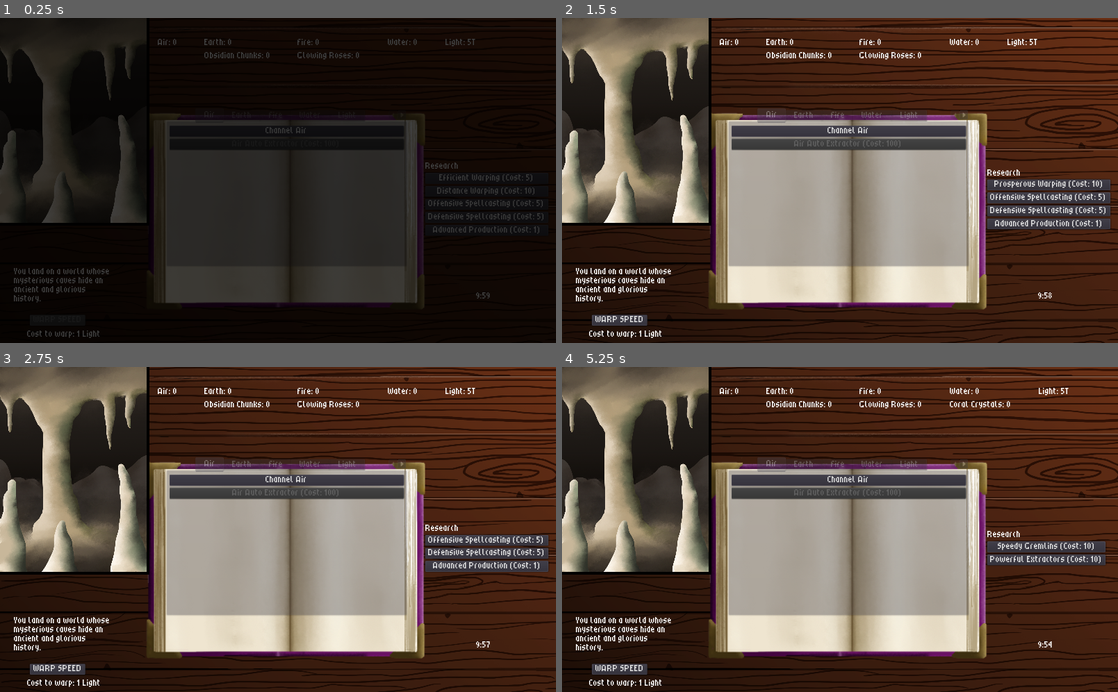
Above: before the commit, frames 1-4 (two rows, left to right).
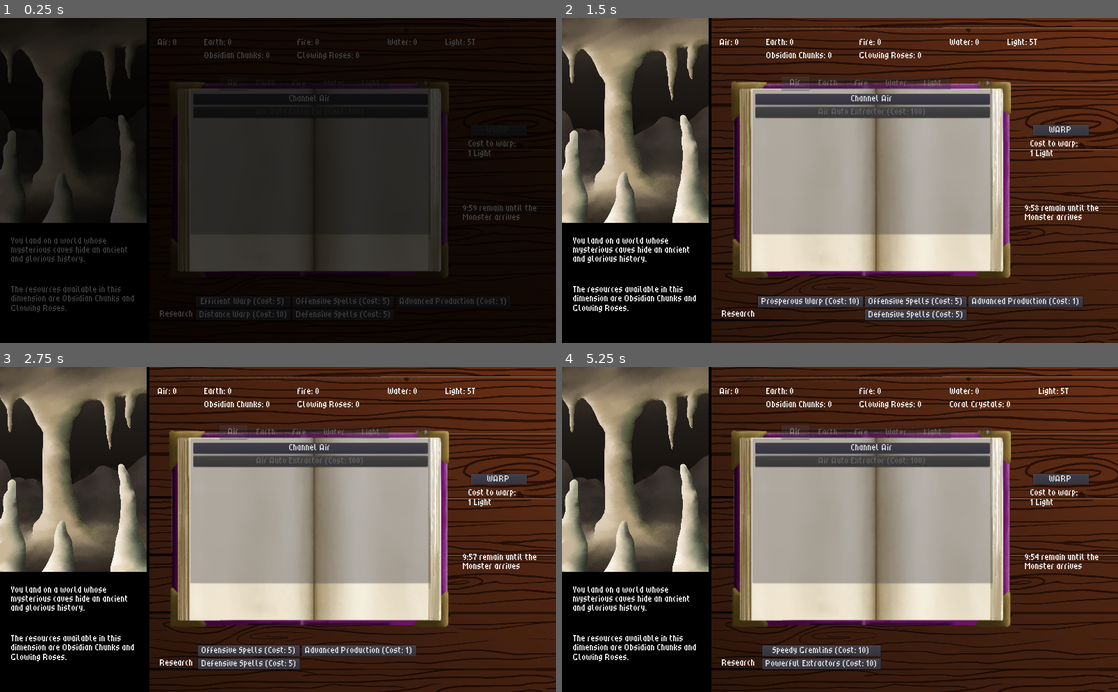
Above: after the commit, the same moments.

Repository: Kevin-Mortimer-19/Spellwarp
Game: Godot game, scene res://Scenes/Dimension.tscn
Two runs of this game, one before a commit and one after it. Both use one fixed random seed, a clock stepped at 60 frames per second and the inputs below.
Inputs:
- Up to frame 1 (0.25 s): no input
- Up to frame 2 (1.5 s): click "Efficient Warping (Cost: 5)" (after the commit: "Efficient Warp (Cost: 5)") at 0.5 s; click "Distance Warping (Cost: 10)" (after the commit: "Distance Warp (Cost: 10)") at 1.25 s
- Up to frame 3 (2.75 s): click "Prosperous Warping (Cost: 10)" (after the commit: "Prosperous Warp (Cost: 10)") at 2 s
- Up to frame 4 (5.25 s): click "Offensive Spellcasting (Cost:…" (after the commit: "Offensive Spells (Cost: 5)") at 2.75 s; click "Defensive Spellcasting (Cost:…" (after the commit: "Defensive Spells (Cost: 5)") at 3.5 s; click "Efficient Spellcasting (Cost:…" (after the commit: "Efficient Spells (Cost: 20)") at 4.25 s; click "Advanced Production (Cost: 1)" at 5 s

The runs differ from the first frame. In frame 1, 15% of the frame differs, in the area x 2-98%, y 19-99%; in frame 2, 40%, in the area x 0-99%, y 18-100%; in frame 3, 39%; in frame 4, 38%.

Commit message:
opening cutscene and clicker UI changes

Diff:
--- a/Scenes/Dimension.tscn
+++ b/Scenes/Dimension.tscn
@@ -9,6 +9,7 @@
 [ext_resource path="res://Scenes/FadeAnimation.tscn" type="PackedScene" id=7]
 [ext_resource path="res://Themes/Spellbook.tres" type="Theme" id=8]
 [ext_resource path="res://Art/book.png" type="Texture" id=9]
+[ext_resource path="res://Art/black_square.png" type="Texture" id=10]
 
 [node name="Control" type="Control"]
 anchor_right = 1.0
@@ -25,70 +26,88 @@
 mouse_filter = 2
 texture = ExtResource( 6 )
 
+[node name="TextBox" type="TextureRect" parent="."]
+margin_top = 383.0
+margin_right = 1291.0
+margin_bottom = 1123.0
+rect_scale = Vector2( 0.213, 0.294 )
+texture = ExtResource( 10 )
+
 [node name="PassiveController" type="Node" parent="."]
 script = ExtResource( 4 )
 
 [node name="Resource_Controller" type="Node" parent="."]
 script = ExtResource( 1 )
 
-[node name="Research" type="VBoxContainer" parent="."]
-margin_left = 783.064
-margin_top = 202.289
-margin_right = 845.064
-margin_bottom = 468.289
-alignment = 1
+[node name="Research" type="HBoxContainer" parent="."]
+margin_left = 295.0
+margin_top = 513.913
+margin_right = 405.0
+margin_bottom = 581.913
 script = ExtResource( 5 )
 
 [node name="Title" type="Label" parent="Research"]
-margin_top = 18.0
+margin_top = 27.0
 margin_right = 62.0
-margin_bottom = 32.0
+margin_bottom = 41.0
 text = "Research"
 
-[node name="Warp1" type="Button" parent="Research"]
-margin_top = 36.0
-margin_right = 62.0
-margin_bottom = 56.0
-
-[node name="Warp2" type="Button" parent="Research"]
-margin_top = 60.0
-margin_right = 62.0
-margin_bottom = 80.0
-
-[node name="Warp3" type="Button" parent="Research"]
-margin_top = 84.0
-margin_right = 62.0
-margin_bottom = 104.0
-
-[node name="Spell1" type="Button" parent="Research"]
-margin_top = 108.0
-margin_right = 62.0
-margin_bottom = 128.0
-
-[node name="Spell2" type="Button" parent="Research"]
-margin_top = 132.0
-margin_right = 62.0
-margin_bottom = 152.0
-
-[node name="Spell3" type="Button" parent="Research"]
-margin_top = 156.0
-margin_right = 62.0
-margin_bottom = 176.0
-
-[node name="Production1" type="Button" parent="Research"]
-margin_top = 180.0
-margin_right = 62.0
-margin_bottom = 200.0
-
-[node name="Production2" type="Button" parent="Research"]
-margin_top = 204.0
-margin_right = 62.0
-margin_bottom = 224.0
-
-[node name="Production3" type="Button" parent="Research"]
-margin_top = 228.0
-margin_right = 62.0
-margin_bottom = 248.0
+[node name="Warp" type="VBoxContainer" parent="Research"]
+margin_left = 66.0
+margin_right = 78.0
+margin_bottom = 68.0
+
+[node name="Warp1" type="Button" parent="Research/Warp"]
+margin_right = 12.0
+margin_bottom = 20.0
+
+[node name="Warp2" type="Button" parent="Research/Warp"]
+margin_top = 24.0
+margin_right = 12.0
+margin_bottom = 44.0
+
+[node name="Warp3" type="Button" parent="Research/Warp"]
+margin_top = 48.0
+margin_right = 12.0
+margin_bottom = 68.0
+
+[node name="Spell" type="VBoxContainer" parent="Research"]
+margin_left = 82.0
+margin_right = 94.0
+margin_bottom = 68.0
+
+[node name="Spell1" type="Button" parent="Research/Spell"]
+margin_right = 12.0
+margin_bottom = 20.0
+
+[node name="Spell2" type="Button" parent="Research/Spell"]
+margin_top = 24.0
+margin_right = 12.0
+margin_bottom = 44.0
+
+[node name="Spell3" type="Button" parent="Research/Spell"]
+margin_top = 48.0
+margin_right = 12.0
+margin_bottom = 68.0
+
+[node name="Prod" type="VBoxContainer" parent="Research"]
+margin_left = 98.0
+margin_right = 110.0
+margin_bottom = 68.0
+
+[node name="Production1" type="Button" parent="Research/Prod"]
+margin_right = 12.0
+margin_bottom = 20.0
+
+[node name="Production2" type="Button" parent="Research/Prod"]
+margin_top = 24.0
+margin_right = 12.0
+margin_bottom = 44.0
+
+[node name="Production3" type="Button" parent="Research/Prod"]
+margin_top = 48.0
+margin_right = 12.0
+margin_bottom = 68.0
 
 [node name="Elements" type="HBoxContainer" parent="."]
 anchor_right = 1.0
@@ -177,33 +196,24 @@
 text = "Light:"
 align = 2
 
-[node name="LightHBox" type="HBoxContainer" parent="."]
-visible = false
-margin_left = 20.0
-margin_top = 40.0
-margin_right = 983.0
-margin_bottom = 90.0
-alignment = 2
-
 [node name="SpellBook" type="TextureRect" parent="."]
 show_behind_parent = true
-margin_left = 251.323
-margin_top = 161.405
-margin_right = 671.323
-margin_bottom = 461.405
+margin_left = 295.099
+margin_top = 103.037
+margin_right = 715.099
+margin_bottom = 403.037
 rect_scale = Vector2( 1.3, 1.3 )
 texture = ExtResource( 9 )
 
 [node name="TabContainer" type="TabContainer" parent="."]
 self_modulate = Color( 1, 1, 1, 0.360784 )
-margin_left = 308.109
-margin_top = 166.594
-margin_right = 748.109
-margin_bottom = 456.594
+margin_left = 351.885
+margin_top = 108.226
+margin_right = 791.885
+margin_bottom = 398.226
 theme = ExtResource( 8 )
 
 [node name="Air" type="ScrollContainer" parent="TabContainer"]
-visible = false
 anchor_right = 1.0
 anchor_bottom = 1.0
 margin_left = 4.0
@@ -497,6 +507,7 @@
 align = 1
 
 [node name="Fire" type="ScrollContainer" parent="TabContainer"]
+visible = false
 anchor_right = 1.0
 anchor_bottom = 1.0
 margin_left = 4.0
@@ -912,11 +923,11 @@
 align = 1
 
 [node name="WARP_SPEED" type="Button" parent="."]
-margin_left = 54.883
-margin_top = 547.666
-margin_right = 156.883
-margin_bottom = 567.666
-text = "WARP SPEED"
+margin_left = 868.081
+margin_top = 196.995
+margin_right = 970.081
+margin_bottom = 216.995
+text = "WARP"
 
 [node name="Timer" type="Timer" parent="WARP_SPEED"]
 
@@ -930,24 +941,30 @@
 script = ExtResource( 2 )
 
 [node name="Display" type="Label" parent="TimeUntilTheEnd"]
-margin_left = 877.433
-margin_top = 507.329
-margin_right = 995.433
-margin_bottom = 573.329
-
-[node name="LogBox" type="Label" parent="."]
-margin_left = 25.9547
-margin_top = 461.409
-margin_right = 213.955
-margin_bottom = 554.409
+margin_left = 851.626
+margin_top = 345.388
+margin_right = 1000.63
+margin_bottom = 413.388
 autowrap = true
 clip_text = true
 
+[node name="LogBox" type="Label" parent="."]
+margin_left = 20.0
+margin_top = 405.0
+margin_right = 260.0
+margin_bottom = 495.0
+autowrap = true
+clip_text = true
+
+[node name="ResourceLog" type="Label" parent="."]
+margin_left = 20.0
+margin_top = 495.0
+margin_right = 260.0
+margin_bottom = 585.0
+autowrap = true
+clip_text = true
+
 [node name="UI" type="Node" parent="."]
-
-[node name="BG" type="TextureRect" parent="UI"]
-margin_right = 40.0
-margin_bottom = 40.0
 
 [node name="Background" type="TextureRect" parent="UI"]
 show_behind_parent = true
@@ -968,15 +985,15 @@
 [node name="Line2" type="Line2D" parent="UI"]
 z_as_relative = false
 
-[connection signal="pressed" from="Research/Warp1" to="Research" method="_on_warp1_pressed"]
-[connection signal="pressed" from="Research/Warp2" to="Research" method="_on_warp2_pressed"]
-[connection signal="pressed" from="Research/Warp3" to="Research" method="_on_warp3_pressed"]
-[connection signal="pressed" from="Research/Spell1" to="Research" method="_on_spell1_pressed"]
-[connection signal="pressed" from="Research/Spell2" to="Research" method="_on_spell2_pressed"]
-[connection signal="pressed" from="Research/Spell3" to="Research" method="_on_spell3_pressed"]
-[connection signal="pressed" from="Research/Production1" to="Research" method="_on_prod1_pressed"]
-[connection signal="pressed" from="Research/Production2" to="Research" method="_on_prod2_pressed"]
-[connection signal="pressed" from="Research/Production3" to="Research" method="_on_prod3_pressed"]
+[connection signal="pressed" from="Research/Warp/Warp1" to="Research" method="_on_warp1_pressed"]
+[connection signal="pressed" from="Research/Warp/Warp2" to="Research" method="_on_warp2_pressed"]
+[connection signal="pressed" from="Research/Warp/Warp3" to="Research" method="_on_warp3_pressed"]
+[connection signal="pressed" from="Research/Spell/Spell1" to="Research" method="_on_spell1_pressed"]
+[connection signal="pressed" from="Research/Spell/Spell2" to="Research" method="_on_spell2_pressed"]
+[connection signal="pressed" from="Research/Spell/Spell3" to="Research" method="_on_spell3_pressed"]
+[connection signal="pressed" from="Research/Prod/Production1" to="Research" method="_on_prod1_pressed"]
+[connection signal="pressed" from="Research/Prod/Production2" to="Research" method="_on_prod2_pressed"]
+[connection signal="pressed" from="Research/Prod/Production3" to="Research" method="_on_prod3_pressed"]
 [connection signal="tab_changed" from="TabContainer" to="." method="_on_TabContainer_tab_changed"]
 [connection signal="pressed" from="TabContainer/Air/AirList/Button1" to="." method="_on_air_button_pressed"]
 [connection signal="pressed" from="TabContainer/Air/AirList/Gather" to="Resource_Controller" method="_on_air_sub_gather_button_pressed"]
--- a/Scenes/OpeningCutscene.tscn
+++ b/Scenes/OpeningCutscene.tscn
@@ -15,9 +15,33 @@
 rect_scale = Vector2( 0.488, 0.4 )
 texture = ExtResource( 2 )
 
+[node name="Dialogue1" type="Label" parent="."]
+margin_left = 342.74
+margin_top = 472.079
+margin_right = 602.74
+margin_bottom = 586.079
+autowrap = true
+clip_text = true
+
+[node name="Dialogue2_1" type="Label" parent="."]
+margin_left = 150.0
+margin_top = 200.0
+margin_right = 310.0
+margin_bottom = 360.0
+autowrap = true
+clip_text = true
+
+[node name="Dialogue2_2" type="Label" parent="."]
+margin_left = 750.0
+margin_top = 200.0
+margin_right = 910.0
+margin_bottom = 360.0
+autowrap = true
+clip_text = true
+
 [node name="SceneTransitionRect" parent="." instance=ExtResource( 1 )]
 
 [node name="Timer" type="Timer" parent="."]
-wait_time = 5.0
+wait_time = 10.0
 
 [connection signal="timeout" from="Timer" to="." method="_time_up"]
--- a/Scripts/BigScript.gd
+++ b/Scripts/BigScript.gd
@@ -66,7 +66,7 @@
 	if warp_cost == 0:
 		warp_cost = 1
 
-	Warp_Label.text = "Cost to warp: %s Light" % str(warp_cost)
+	Warp_Label.text = "Cost to warp:\n" + str(warp_cost) + " Light"
 
 	dimension_attributes(current_dim.get_resource_1())
 
@@ -194,7 +194,6 @@
 	var img_height = 2100
 	var img_width = 1500
 	Background.set_scale(Vector2(scale_factor, scale_factor))
-	#Background.set_position(Vector2((scale_factor * img_width)/16, (scale_factor * img_height)/16))
 
 	BGSideLine.add_point(Vector2(img_width * scale_factor + BGSideLine.width/2, 0))
 	BGSideLine.add_point(Vector2(img_width * scale_factor + BGSideLine.width/2, img_height * scale_factor + BGSideLine.width/2))
@@ -234,7 +233,7 @@
 
 func warp():
 	warp_cost += warp_cost_change()
-	Warp_Label.text = "Cost to warp: %s Light" % str(warp_cost)
+	Warp_Label.text = "Cost to warp:\n" + str(warp_cost) + " Light"
 	Time_Until_End.reset()
 	new_dimension()
 	if Warp_Timer.is_stopped():
--- a/Scripts/OpeningCutscene.gd
+++ b/Scripts/OpeningCutscene.gd
@@ -3,8 +3,17 @@
 var chungle = load("res://Art/chungle.png")
 onready var _transition_rect := get_node("SceneTransitionRect")
 
+var first_scene = "The Monster came from beyond the veil of worlds. It ravaged, it slaughtered, and it destroyed your home. Not even your mastery of magic could stand against its overwhelming darkness."
+
+var second_scene1 = "You have no choice but to flee, to warp away to another dimension and plan your counterattack."
+var second_scene2 = "The Monster will not let you escape for long. You must gather the four elements, synthesize them into Light, and strike back against the darkness!"
+
+
 onready var ViewTimer = $Timer
 onready var BG = $TextureRect
+onready var dialogue1 = $Dialogue1
+onready var dialogue2_1 = $Dialogue2_1
+onready var dialogue2_2 = $Dialogue2_2
 var viewed : bool = false
 var fade_back_in: bool = false
 
@@ -12,6 +21,7 @@
 	SoundPlayer.play_ost(SoundPlayer.MONSTERSONG)
 	if ViewTimer.is_stopped():
 		ViewTimer.start()
+	dialogue1.set_text(first_scene)
 
 func _time_up():
 	if viewed:
@@ -24,8 +34,14 @@
 func second_view():
 	fade_back_in = false
 	viewed = true
-	ViewTimer.wait_time = 5
+	ViewTimer.wait_time = 10
 	ViewTimer.start()
+	dialogue1.visible = false
+	dialogue2_1.set_text(second_scene1)
+	dialogue2_1.visible = true
+	dialogue2_2.set_text(second_scene2)
+	dialogue2_2.visible = true
+
 	BG.texture = chungle
 	_transition_rect.fade_in()
 
--- a/Scripts/ResearchTree.gd
+++ b/Scripts/ResearchTree.gd
@@ -1,21 +1,23 @@
-extends VBoxContainer
+extends HBoxContainer
 
 var research_option = load("res://Scripts/ResearchOption.gd")
 
 onready var main = get_node("..")
 onready var passive = get_node("../PassiveController")
 
-onready var warp1_b = $Warp1
-onready var warp2_b = $Warp2
-onready var warp3_b = $Warp3
+onready var warp1_b = $Warp/Warp1
+onready var warp2_b = $Warp/Warp2
+onready var warp3_b = $Warp/Warp3
 
-onready var spell1_b = $Spell1
-onready var spell2_b = $Spell2
-onready var spell3_b = $Spell3
+onready var spell1_b = $Spell/Spell1
+onready var spell2_b = $Spell/Spell2
+onready var spell3_b = $Spell/Spell3
 
-onready var prod1_b = $Production1
-onready var prod2_b = $Production2
-onready var prod3_b = $Production3
+onready var prod1_b = $Prod/Production1
+onready var prod2_b = $Prod/Production2
+onready var prod3_b = $Prod/Production3
+
+onready var title = $Title
 
 var warp1: ResearchOption
 var warp2: ResearchOption
@@ -33,18 +35,18 @@
 var options = []
 
 func _ready():
-	warp1 = research_option.new("Efficient Warping", 5, warp1_b, null, null)
+	warp1 = research_option.new("Efficient Warp", 5, warp1_b, null, null)
 	if ResearchDB.warp_1(): warp1.buy()
-	warp2 = research_option.new("Distance Warping", 10, warp2_b, null, null)
+	warp2 = research_option.new("Distance Warp", 10, warp2_b, null, null)
 	if ResearchDB.warp_2(): warp2.buy()
-	warp3 = research_option.new("Prosperous Warping", 10, warp3_b, warp1, warp2)
+	warp3 = research_option.new("Prosperous Warp", 10, warp3_b, warp1, warp2)
 	if ResearchDB.warp_3(): warp3.buy()
 
-	spell1 = research_option.new("Offensive Spellcasting", 5, spell1_b, null, null)
+	spell1 = research_option.new("Offensive Spells", 5, spell1_b, null, null)
 	if ResearchDB.spell_1(): spell1.buy()
-	spell2 = research_option.new("Defensive Spellcasting", 5, spell2_b, null, null)
+	spell2 = research_option.new("Defensive Spells", 5, spell2_b, null, null)
 	if ResearchDB.spell_2(): spell2.buy()
-	spell3 = research_option.new("Efficient Spellcasting", 20, spell3_b, spell1, spell2)
+	spell3 = research_option.new("Efficient Spells", 20, spell3_b, spell1, spell2)
 	if ResearchDB.spell_3(): spell3.buy()
 
 	prod1 = research_option.new("Advanced Production", 1, prod1_b, null, null)
@@ -68,58 +70,64 @@
 	for o in options:
 		o.get_button().set_text(template % [o.get_name(), o.get_cost()])
 
+	title_check()
+
 func _process(delta):
 	for o in options:
 		o.get_button().disabled = main.get_element(ResourceList.RES.LIGHT) < o.get_cost()
 		o.get_button().visible = !o.owned() && o.available()
 
 func _on_warp1_pressed():
+	ResearchDB.set_warp_1()
 	buy_research(warp1)
-
-	ResearchDB.set_warp_1()
 	SoundPlayer.play_category(SoundPlayer.UNLOCKSOUNDS)
 
 func _on_warp2_pressed():
+	ResearchDB.set_warp_2()
 	buy_research(warp2)
-	ResearchDB.set_warp_2()
 	SoundPlayer.play_category(SoundPlayer.UNLOCKSOUNDS)
 
 func _on_warp3_pressed():
+	ResearchDB.set_warp_3()
 	buy_research(warp3)
-	ResearchDB.set_warp_3()
 	SoundPlayer.play_category(SoundPlayer.UNLOCKSOUNDS)
 
 func _on_spell1_pressed():
+	ResearchDB.set_spell_1()
 	buy_research(spell1)
-	ResearchDB.set_spell_1()
 	SoundPlayer.play_category(SoundPlayer.UNLOCKSOUNDS)
 
 func _on_spell2_pressed():
+	ResearchDB.set_spell_2()
 	buy_research(spell2)
-	ResearchDB.set_spell_2()
 	SoundPlayer.play_category(SoundPlayer.UNLOCKSOUNDS)
 
 func _on_spell3_pressed():
+	ResearchDB.set_spell_3()
 	buy_research(spell3)
-	ResearchDB.set_spell_3()
 	SoundPlayer.play_category(SoundPlayer.UNLOCKSOUNDS)
 
 func _on_prod1_pressed():
+	ResearchDB.set_prod_1()
 	buy_research(prod1)
-	ResearchDB.set_prod_1()
 	main.unlock_advanced()
 	SoundPlayer.play_category(SoundPlayer.UNLOCKSOUNDS)
 
 func _on_prod2_pressed():
+	ResearchDB.set_prod_2()
 	buy_research(prod2)
-	ResearchDB.set_prod_2()
 	passive.better_gremlins()
 	SoundPlayer.play_category(SoundPlayer.UNLOCKSOUNDS)
 
 func _on_prod3_pressed():
+	ResearchDB.set_prod_3()
 	buy_research(prod3)
-	ResearchDB.set_prod_3()
 	SoundPlayer.play_category(SoundPlayer.UNLOCKSOUNDS)
 
 func buy_research(option):
 	main.add_element(-1 * option.buy(), ResourceList.RES.LIGHT)
+	title_check()
+
+func title_check():
+	if(ResearchDB.warp_1() && ResearchDB.warp_2() && ResearchDB.warp_3() && ResearchDB.spell_1() && ResearchDB.spell_2() && ResearchDB.spell_3() && ResearchDB.prod_1() && ResearchDB.prod_2() && ResearchDB.prod_3()):
+		title.visible = false
--- a/Scripts/ResourceController.gd
+++ b/Scripts/ResourceController.gd
@@ -4,6 +4,7 @@
 onready var earth_sub_label: Label = get_node("../Elements/Earth/Subresource")
 onready var fire_sub_label: Label = get_node("../Elements/Fire/Subresource")
 onready var water_sub_label: Label = get_node("../Elements/Water/Subresource")
+onready var resource_log: Label = get_node("../ResourceLog")
 
 var list = ResourceList
 
@@ -22,6 +23,7 @@
 	find_resource(r2)
 	if ResearchDB.warp_3():
 		find_resource(r3)
+	log_resources(r1, r2, r3)
 
 func find_resource(r):
 	match r:
@@ -66,6 +68,18 @@
 			return "water"
 		4:
 			return "light"
+	return ""
+
+func get_subresource_name(r: int) -> String:
+	match r:
+		0:
+			return "Cloud Puffs"
+		1:
+			return "Obsidian Chunks"
+		2:
+			return "Glowing Roses"
+		3:
+			return "Coral Crystals"
 	return ""
 
 func air_resource():
@@ -117,6 +131,12 @@
 		list.RES.WATER, list.RES.SUBWATER:
 			return true if water_sub_count - amount >= 0 else false
 
+func log_resources(r1, r2, r3):
+	if ResearchDB.warp_3():
+		resource_log.set_text("The resources available in this dimension are " + get_subresource_name(r1) + ", " + get_subresource_name(r2) + ", and " + get_subresource_name(r3) + ".")
+	else:
+		resource_log.set_text("The resources available in this dimension are " + get_subresource_name(r1) + " and " + get_subresource_name(r2) + ".")
+
 func _on_air_sub_gather_button_pressed():
 	add_sub_element(r_clicker, list.RES.AIR)
 	SoundPlayer.play_category(SoundPlayer.CLOUDPUFFSOUNDS)
--- a/Scripts/TimeLimit.gd
+++ b/Scripts/TimeLimit.gd
@@ -9,6 +9,8 @@
 
 onready var Display = $Display
 
+var text = " remain until the Monster arrives"
+
 func _ready():
 	set_time()
 	start()
@@ -18,9 +20,9 @@
 	var seconds = int(get_time_left()) % 60
 
 	if seconds < 10:
-		Display.set_text(str(minutes) + ":0" + str(seconds))
+		Display.set_text(str(minutes) + ":0" + str(seconds) + text)
 	else:
-		Display.set_text(str(minutes) + ":" + str(seconds))
+		Display.set_text(str(minutes) + ":" + str(seconds) + text)
 
 func reset():
 	stop()
Binary file added: Art/black_square.png
Not shown, added: Art/black_square.png.import
Not shown: 1 places in Scenes/Dimension.tscn that only renumber resources
